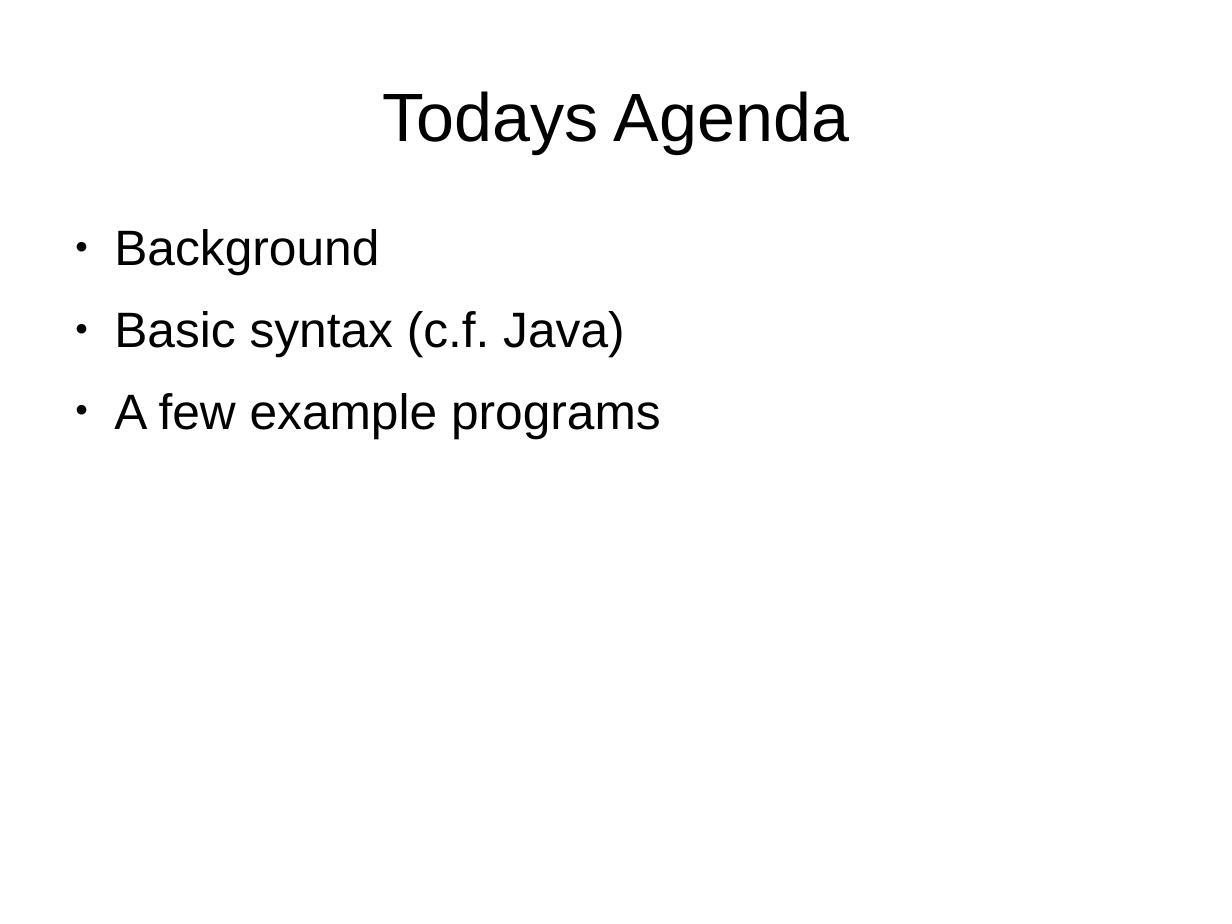
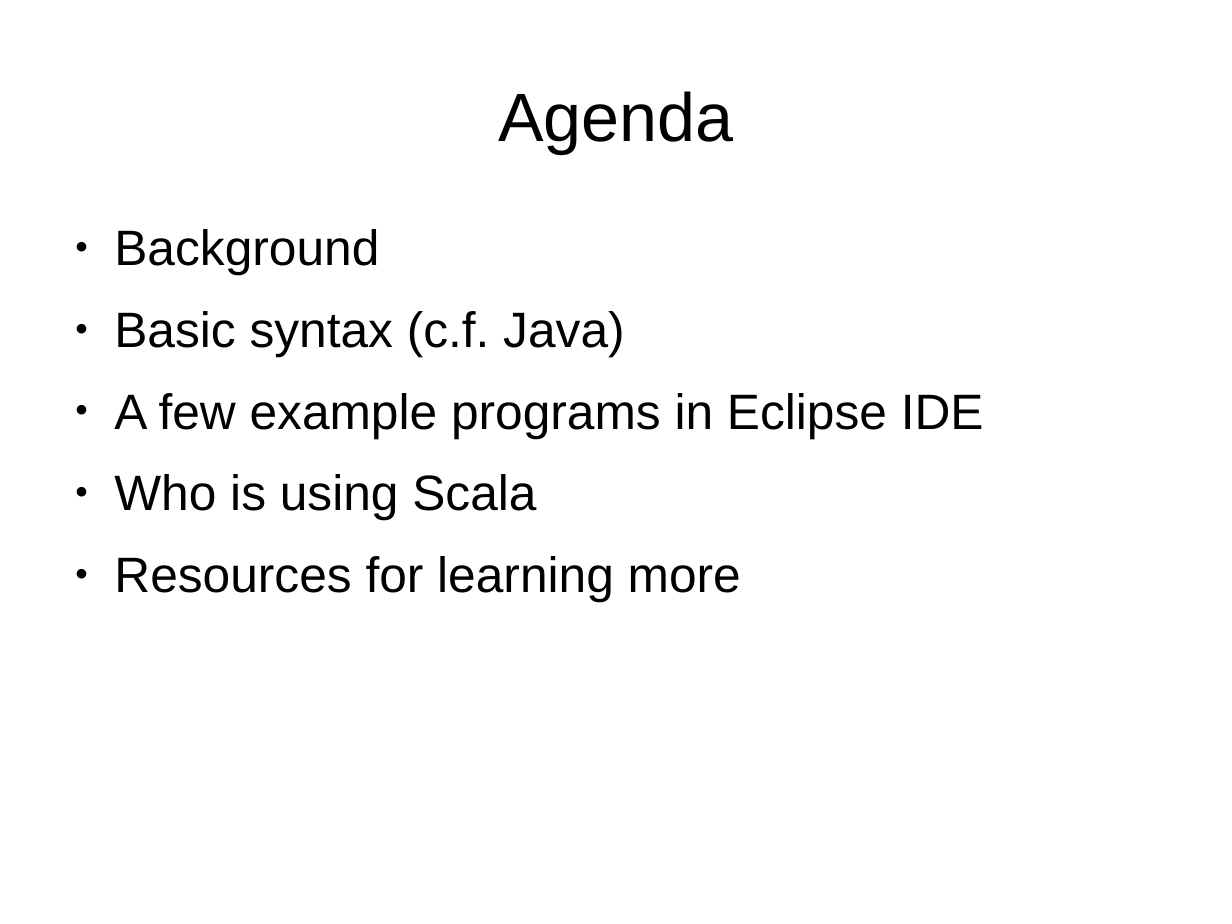
Before and after one commit to kaesler/ScalaTalk, a slide deck: slide 5 of my_slides/ScalaTalk.odp. Drawn at 1232x924 pixels with LibreOffice and Linux fonts; fonts in the diff are those of the drawing; background and template pictures are left out. Boxes give left, top, right and bottom in pixels: in the first picture for what was removed or moved away, otherwise in the second. Text is boxed around its words. In the diff, an @@ line names an element or a change of style, - is before the commit and + after.

```diff
--- a/my_slides/ScalaTalk.odp
+++ b/my_slides/ScalaTalk.odp
@@ title at box(498, 91, 733, 153): text changed @@
-Todays Agenda
+Agenda
@@ text at box(114, 393, 984, 601): text changed @@
-● A few example programs
+● A few example programs in Eclipse IDE
+● Who is using Scala
+● Resources for learning more
```
Also in this commit, not shown: 3 other slides changed, 4 slides added, 35 other files.
